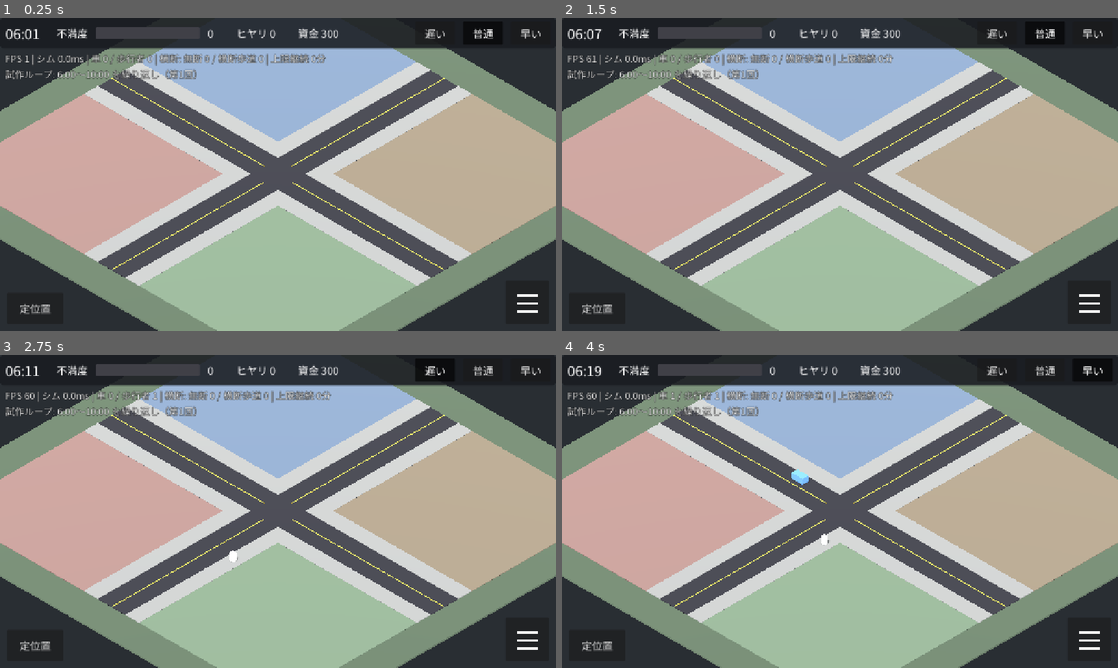
Above: before the commit, frames 1-4 (two rows, left to right).
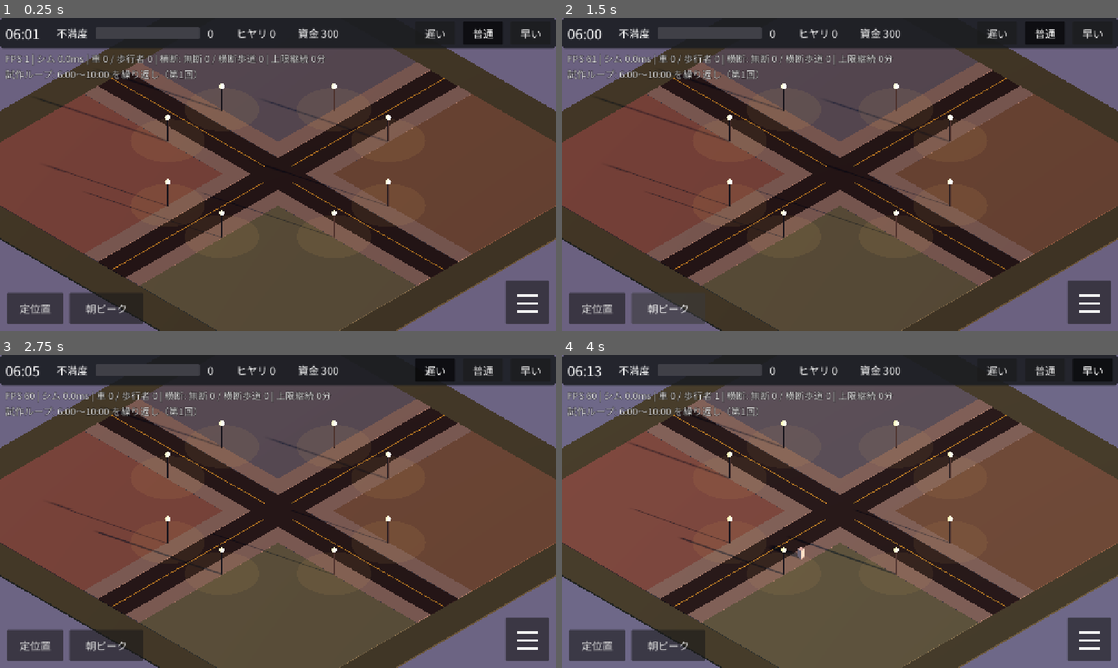
Above: after the commit, the same moments.

Repository: haruman9898/pazzle
Game: Godot game, scene res://scenes/main.tscn
The game is run twice, just before and just after one commit, with the same random seed, the same clock (stepped at 60 frames per second) and the same inputs.
Inputs (mouse positions are in pixels of both pictures, inside the frame that each line leads up to):
- Up to frame 1 (0.25 s): no input
- Up to frame 2 (1.5 s): click (667, 309) at 0.5 s, where only the run after the commit has a clickable "朝ピーク"; click (667, 309) at 1.25 s, where only the run after the commit has a clickable "24時間"
- Up to frame 3 (2.75 s): click "遅い" at 2 s
- Up to frame 4 (4 s): click "普通" at 2.75 s; click "早い" at 3.5 s

The runs differ from the first frame. In frame 1, 89% of the frame differs, in the area x 0-100%, y 0-100%; in frame 2, 90%; in frame 3, 89%; in frame 4, 89%.

Commit message:
Round 1: relief wave, discontent reasons, congestion heat map, time-of-day light
- sim: per-agent discontent causes, heat map, relief wave on signal placement, 24h support
- view: heat overlay, expanding wave ring, agent pulse, selection ring, street lamps + light pools
- ui: info card (town breakdown / picked agent reasons) while stopped, mode toggle (morning peak / 24h)
- main: light keyframes (night/dawn/morning/noon/evening), picking only while panel is open
- docs/roadmap.md: adopted/rejected ideas and build order

Co-Authored-By: Claude Sonnet 5.5 <noreply@anthropic.com>
Claude-Session: https://claude.ai/code/session_011kWVUhzpkLEmRXP3wgSEHQ

Diff:
--- a/game/scripts/core/main.gd
+++ b/game/scripts/core/main.gd
@@ -17,6 +17,11 @@
 var place_state := 0            # 0=場所を選ぶ 1=仮配置中（確定したらそのままプレイに戻る）
 var place_preset := 1
 var _acc := 0.0
+var environment: Environment
+var sun: DirectionalLight3D
+var _light_keys: Array = []
+var _was_stopped := false
+var picked = null               # 停止中に選んだ人
 var _sim_ms := 0.0             # 1フレームあたりのシム処理時間（ms、平滑化）
 
 # 入力
@@ -30,6 +35,7 @@
 func _ready() -> void:
 	var env := WorldEnvironment.new()
 	var e := Environment.new()
+	environment = e
 	e.background_mode = Environment.BG_COLOR
 	e.background_color = Color(0.16, 0.18, 0.2)
 	e.ambient_light_source = Environment.AMBIENT_SOURCE_COLOR
@@ -37,7 +43,7 @@
 	e.ambient_light_energy = 0.35
 	env.environment = e
 	add_child(env)
-	var sun := DirectionalLight3D.new()
+	sun = DirectionalLight3D.new()
 	sun.rotation_degrees = Vector3(-55, 35, 0)
 	sun.light_energy = 1.0
 	sun.shadow_enabled = true
@@ -60,6 +66,8 @@
 	hud.popup_demolish.connect(_demolish)
 	hud.popup_closed.connect(_close_popup)
 	hud.home_pressed.connect(func(): rig.go_home())
+	hud.mode_toggled.connect(_on_mode_toggled)
+	_build_light_keys()
 
 func _process(delta: float) -> void:
 	if state == State.PLAY:
@@ -74,6 +82,17 @@
 			_acc = 0.0
 		_sim_ms = lerpf(_sim_ms, (Time.get_ticks_usec() - t0) / 1000.0, 0.1)
 	hud.update_bar(sim.clock_hours(), sim.gauge, sim.hiyari_total, sim.funds)
+	var stopped := state == State.MENU or state == State.PLACE
+	if stopped != _was_stopped:
+		_was_stopped = stopped
+		view.set_heat_visible(stopped)
+		picked = null
+		view.selected = null
+		if stopped:
+			hud.show_info(sim.cause_totals(), {}, state == State.MENU)
+		else:
+			hud.hide_info()
+	_apply_light(sim.clock_hours())
 	hud.set_paused(state != State.PLAY)
 	_update_debug()
 
@@ -86,7 +105,7 @@
 		var l := sim.last_loop
 		t += "\n前回ループ（%s）: 最大不満度 %d / ヒヤリ %d / 無断横断 %d / 横断歩道 %d" % [
 			"信号あり" if l.signal else "信号なし", int(l.max_gauge), l.hiyari, l.cross_jay, l.cross_walk]
-	t += "\n試作ループ: %d:00〜%d:00 を繰り返し（第%d回）" % [int(Tuning.LOOP_START_H), int(Tuning.LOOP_END_H), sim.loop_count + 1]
+	t += "\n試作ループ: %d:00〜%d:00 を繰り返し（第%d回）" % [int(sim.loop_start_h), int(sim.loop_end_h), sim.loop_count + 1]
 	hud.debug_label.text = t
 
 # ---------------------------------------------------------------------
@@ -110,6 +129,9 @@
 	hud.close_panel()
 	rig.shift_for_panel(0.0)
 	state = State.PLACE
+	hud.show_info(sim.cause_totals(), {}, false)
+	picked = null
+	view.selected = null
 	place_state = 0
 	place_preset = 1
 	view.set_highlight(true)
@@ -161,12 +183,76 @@
 	var g = rig.screen_to_ground(screen)
 	if g == null:
 		return
+	# 設置パネルを開いている間は、人をタップするとその人の不満の理由を表示する
+	# （配置中は、交差点のタップを配置に使うため、人の選択は行わない）
+	if state == State.MENU:
+		var a = _pick_agent(g)
+		if a != null:
+			picked = a
+			view.selected = a
+			hud.show_info(sim.cause_totals(), {"name": "車" if a.kind == SimWorld.KIND_CAR else "歩行者", "d": a.d, "cause": a.cause})
+			return
 	match state:
 		State.PLACE:
 			_on_place_tap(g)
 		State.PLAY:
 			if sim.signal_on and WorldView.hits_intersection(g):
 				_open_popup()
+
+func _pick_agent(g: Vector2):
+	var best = null
+	var bd := 0.75
+	for c in sim.cars:
+		var d: float = c.pos.distance_to(g)
+		if d < bd:
+			bd = d
+			best = c
+	for p in sim.peds:
+		var d: float = p.pos.distance_to(g) - 0.15   # 歩行者は小さいので少し選びやすくする
+		if d < bd:
+			bd = d
+			best = p
+	return best
+
+func _on_mode_toggled(is_24h: bool) -> void:
+	sim.loop_start_h = 0.0 if is_24h else Tuning.LOOP_START_H
+	sim.loop_end_h = 24.0 if is_24h else Tuning.LOOP_END_H
+	sim.reset_loop()
+
+# ---------------------------------------------------------------------
+# 時間帯による光の変化（朝＝柔らかい／昼＝明るい／夕＝オレンジ／夜＝月明かりと街灯）
+# ---------------------------------------------------------------------
+func _build_light_keys() -> void:
+	# [時刻, 太陽の仰角, 向き, 太陽の色, 強さ, 環境光の色, 環境光の強さ, 背景色]
+	var night := [Color(0.45, 0.55, 0.9), 0.3, Color(0.3, 0.36, 0.6), 0.65, Color(0.06, 0.08, 0.17)]
+	_light_keys = [
+		[0.0, -35.0, -60.0] + night,
+		[5.0, -35.0, -60.0] + night,
+		[6.0, -9.0, 105.0, Color(1.0, 0.62, 0.4), 0.55, Color(0.55, 0.5, 0.6), 0.45, Color(0.42, 0.38, 0.5)],
+		[7.5, -28.0, 95.0, Color(1.0, 0.85, 0.7), 0.85, Color(0.7, 0.7, 0.78), 0.4, Color(0.5, 0.58, 0.72)],
+		[12.0, -68.0, 20.0, Color(1.0, 0.98, 0.95), 1.1, Color(0.75, 0.78, 0.85), 0.4, Color(0.45, 0.62, 0.85)],
+		[16.0, -38.0, -50.0, Color(1.0, 0.92, 0.8), 1.0, Color(0.72, 0.72, 0.8), 0.4, Color(0.5, 0.62, 0.8)],
+		[17.5, -10.0, -85.0, Color(1.0, 0.55, 0.3), 0.8, Color(0.65, 0.5, 0.5), 0.4, Color(0.6, 0.4, 0.35)],
+		[18.5, -5.0, -80.0, Color(0.8, 0.4, 0.45), 0.4, Color(0.4, 0.35, 0.5), 0.4, Color(0.25, 0.2, 0.35)],
+		[20.0, -35.0, -60.0] + night,
+		[24.0, -35.0, -60.0] + night,
+	]
+
+func _apply_light(h: float) -> void:
+	var i := 0
+	while i < _light_keys.size() - 2 and h >= _light_keys[i + 1][0]:
+		i += 1
+	var a: Array = _light_keys[i]
+	var b: Array = _light_keys[i + 1]
+	var t := clampf((h - a[0]) / maxf(b[0] - a[0], 0.0001), 0.0, 1.0)
+	sun.rotation_degrees = Vector3(lerpf(a[1], b[1], t), lerpf(a[2], b[2], t), 0.0)
+	sun.light_color = (a[3] as Color).lerp(b[3], t)
+	var energy := lerpf(a[4], b[4], t)
+	sun.light_energy = energy
+	environment.ambient_light_color = (a[5] as Color).lerp(b[5], t)
+	environment.ambient_light_energy = lerpf(a[6], b[6], t)
+	environment.background_color = (a[7] as Color).lerp(b[7], t)
+	view.set_night(1.0 - clampf((energy - 0.3) / 0.5, 0.0, 1.0))
 
 # ---------------------------------------------------------------------
 # 入力: 1本指ドラッグ = 移動 / 1本指長押し→ドラッグ = 回転 / 2本指 = ズーム
--- a/game/scripts/core/tuning.gd
+++ b/game/scripts/core/tuning.gd
@@ -105,3 +105,16 @@
 ## 敗北条件: ゲージが上限のまま ゲーム内2時間（仕様 3章・決定済み）
 const GAUGE_LIMIT := 99.5
 const FAIL_GAME_SECONDS := 7200.0
+
+# ---- 第1弾: 波の演出・熱マップ・光 ----
+## 設置の瞬間に広がる「安心の波」（ルール追加。Muse の確認待ちの暫定値）
+const WAVE_SPEED := 14.0       # 波の広がる速さ（マス/シム秒）
+const WAVE_MAX_R := 14.0
+const WAVE_RELIEF := 0.5       # 波が通った人の不満を、この割合だけ減らす
+## 渋滞の熱マップ: 待っている人がいたセルに熱がたまり、ゆっくり冷める
+const HEAT_TAU := 25.0         # 冷める速さ（シム秒）
+const HEAT_FULL := 8.0         # この値で最も赤くなる
+## 24時間表示（光の確認用）での夜間の発生量（朝6時〜21時は 1.0）
+const NIGHT_ACTIVITY := 0.2
+const EVENING_PEAK_H := 17.5
+const EVENING_PEAK_RATIO := 0.8
--- a/game/scripts/sim/sim_world.gd
+++ b/game/scripts/sim/sim_world.gd
@@ -31,6 +31,8 @@
 	var waiting := false
 	var wait_t := 0.0
 	var hiyari_ids := {}
+	var cause := {}        # 不満の理由ごとの加算量（累計）
+	var pulse := 0.0       # 安心の波が通った直後の演出（1→0）
 	var done := false
 
 	func length() -> float:
@@ -59,6 +61,8 @@
 	var wait_signal := false  # 赤信号で待っている（秩序ある待ち）
 	var blocked_t := 0.0
 	var forced := false
+	var cause := {}        # 不満の理由ごとの加算量（累計）
+	var pulse := 0.0       # 安心の波が通った直後の演出（1→0）
 	var dest_block := 0
 	var dest_arm := 0
 	var dest_t := 0.0
@@ -80,6 +84,10 @@
 var events: Array = []        # ヒヤリの発生位置 {pos, t}
 var last_loop := {}           # 前回ループの結果
 var loop_count := 0
+var loop_start_h := Tuning.LOOP_START_H
+var loop_end_h := Tuning.LOOP_END_H
+var heat := {}                # 渋滞の熱マップ: Vector2i -> 熱
+var waves: Array = []         # 安心の波 {r}
 var seed_base := 20261124   # 発生列の種（同じ種なら毎ループ同じ発生列）
 
 # 信号（試作では交差点に1基のみ）
@@ -106,7 +114,9 @@
 	cars.clear()
 	peds.clear()
 	events.clear()
-	clock_s = Tuning.LOOP_START_H * 3600.0
+	clock_s = loop_start_h * 3600.0
+	heat.clear()
+	waves.clear()
 	gauge = 0.0
 	max_gauge = 0.0
 	hiyari_total = 0
@@ -138,6 +148,7 @@
 	signal_phase = 0
 	signal_t = 0.0
 	_replan_peds()
+	waves.append({"r": 0.0})
 	return true
 
 func demolish_signal() -> void:
@@ -204,12 +215,13 @@
 	_step_cars(dt)
 	_step_peds(dt)
 	_update_discontent(dt)
+	_update_heat_and_waves(dt)
 	_cleanup()
 	# イベント表示の寿命
 	for e in events:
 		e.t += dt
 	events = events.filter(func(e): return e.t < 1.5)
-	if clock_hours() >= Tuning.LOOP_END_H:
+	if clock_hours() >= loop_end_h:
 		last_loop = {"max_gauge": max_gauge, "hiyari": hiyari_total,
 			"cross_jay": cross_jay, "cross_walk": cross_walk,
 			"signal": signal_on, "fail": fail_reached, "forced": forced_moves}
@@ -219,10 +231,23 @@
 # =====================================================================
 # 発生（朝ピークの簡易プロファイル）
 # =====================================================================
+func _activity(h: float) -> float:
+	## 朝6時〜21時は 1.0（朝ピークのループの結果を変えない）。夜は少なくなる
+	if h >= 6.0 and h <= 21.0:
+		return 1.0
+	if h < 5.0:
+		return Tuning.NIGHT_ACTIVITY
+	if h < 6.0:
+		return lerpf(Tuning.NIGHT_ACTIVITY, 1.0, h - 5.0)
+	if h < 22.0:
+		return lerpf(1.0, Tuning.NIGHT_ACTIVITY, h - 21.0)
+	return Tuning.NIGHT_ACTIVITY
+
 func _rate(base: float, peak: float) -> float:
 	var h := clock_hours()
 	var x := (h - Tuning.PEAK_H) / Tuning.PEAK_W
-	return base + peak * exp(-x * x)
+	var x2 := (h - Tuning.EVENING_PEAK_H) / Tuning.PEAK_W
+	return base * _activity(h) + peak * (exp(-x * x) + Tuning.EVENING_PEAK_RATIO * exp(-x2 * x2))
 
 func _spawn(dt: float) -> void:
 	_ped_acc += _rate(Tuning.PED_RATE_BASE, Tuning.PED_RATE_PEAK) * dt
@@ -580,10 +605,13 @@
 	hiyari_total += 1
 	c.d = minf(100.0, c.d + Tuning.D_HIYARI_CAR)
 	p.d = minf(100.0, p.d + Tuning.D_HIYARI_PED)
+	_add_cause(c, "hiyari", Tuning.D_HIYARI_CAR)
+	_add_cause(p, "hiyari", Tuning.D_HIYARI_PED)
 	events.append({"pos": p.pos, "t": 0.0})
 	for o in _near(p.pos):
 		if o != c and o != p and o.pos.distance_to(p.pos) < Tuning.HIYARI_NEARBY_R:
 			o.d = minf(100.0, o.d + Tuning.D_HIYARI_NEARBY)
+			_add_cause(o, "hiyari", Tuning.D_HIYARI_NEARBY)
 
 # =====================================================================
 # 歩行者
@@ -715,14 +743,23 @@
 		var tol := Tuning.WAIT_TOLERANCE_SIGNAL if sig_wait else Tuning.WAIT_TOLERANCE
 		if x.waiting and x.wait_t > tol:
 			var rate := Tuning.D_WAIT_CAR
+			var key := "jam"
 			if x.kind == KIND_PED:
 				rate = Tuning.D_WAIT_PED_SIGNAL if sig_wait else Tuning.D_WAIT_PED
+				key = "signal" if sig_wait else "jay"
+			elif signal_on and not x.entered and x.stop_target == x.s_stop and car_light(x.arm_in) != 0:
+				key = "signal"
 			dd += rate * dt
+			_add_cause(x, key, rate * dt)
 		elif not x.waiting:
 			dd -= Tuning.D_DECAY * dt
 		if x.t_alive > x.expected * Tuning.DELAY_FACTOR:
 			dd += Tuning.D_DELAY * dt
-		dd += bump.get(x, 0.0)
+			_add_cause(x, "delay", Tuning.D_DELAY * dt)
+		var b: float = bump.get(x, 0.0)
+		if b > 0.0:
+			_add_cause(x, "spread", b)
+		dd += b
 		x.d = clampf(x.d + dd, 0.0, 100.0)
 		total += x.d
 	var target := total / maxf(float(all.size()), Tuning.GAUGE_POP_FLOOR)
@@ -735,6 +772,58 @@
 	else:
 		over_limit_game_s = 0.0
 
+func _add_cause(x, key: String, v: float) -> void:
+	x.cause[key] = x.cause.get(key, 0.0) + v
+
+## 街にいる全員の、不満の理由ごとの合計（停止中の内訳表示用）
+func cause_totals() -> Dictionary:
+	var t := {}
+	for x in cars:
+		for k in x.cause:
+			t[k] = t.get(k, 0.0) + x.cause[k]
+	for x in peds:
+		for k in x.cause:
+			t[k] = t.get(k, 0.0) + x.cause[k]
+	return t
+
+func _update_heat_and_waves(dt: float) -> void:
+	# 熱マップ: 待っている人のいるセルに熱がたまり、ゆっくり冷める
+	var k := exp(-dt / Tuning.HEAT_TAU)
+	for key in heat.keys():
+		var v: float = heat[key] * k
+		if v < 0.02:
+			heat.erase(key)
+		else:
+			heat[key] = v
+	for x in cars:
+		if x.waiting:
+			var c := _cell(x.pos)
+			heat[c] = heat.get(c, 0.0) + dt * (0.5 + x.d / 100.0)
+	for x in peds:
+		if x.waiting:
+			var c := _cell(x.pos)
+			heat[c] = heat.get(c, 0.0) + dt * (0.5 + x.d / 100.0)
+	# 安心の波: 通り過ぎた人の不満を減らす
+	for w in waves:
+		var r0: float = w.r
+		var r1: float = r0 + Tuning.WAVE_SPEED * dt
+		w.r = r1
+		for x in cars:
+			var dist: float = x.pos.length()
+			if dist >= r0 and dist < r1:
+				x.d *= 1.0 - Tuning.WAVE_RELIEF
+				x.pulse = 1.0
+		for x in peds:
+			var dist: float = x.pos.length()
+			if dist >= r0 and dist < r1:
+				x.d *= 1.0 - Tuning.WAVE_RELIEF
+				x.pulse = 1.0
+	waves = waves.filter(func(w): return w.r < Tuning.WAVE_MAX_R)
+	for x in cars:
+		x.pulse = maxf(0.0, x.pulse - dt * 1.5)
+	for x in peds:
+		x.pulse = maxf(0.0, x.pulse - dt * 1.5)
+
 func _cleanup() -> void:
 	for c in cars:
 		if c.done and c.has_res:
--- a/game/scripts/ui/hud.gd
+++ b/game/scripts/ui/hud.gd
@@ -15,6 +15,7 @@
 signal popup_demolish
 signal popup_closed
 signal home_pressed
+signal mode_toggled(is_24h: bool)
 
 const PANEL_W := 390.0
 const BAR_H := 68.0
@@ -29,6 +30,19 @@
 var paused_label: Label
 var menu_button: Button
 var home_button: Button
+var mode_button: Button
+var info_card: PanelContainer
+var info_box: VBoxContainer
+
+## 不満の理由: [キー, 表示名, 色]
+const CAUSES := [
+	["jay", "横断待ち", Color(0.98, 0.6, 0.2)],
+	["signal", "信号待ち", Color(0.35, 0.65, 1.0)],
+	["jam", "渋滞", Color(0.95, 0.25, 0.25)],
+	["delay", "遅れ", Color(0.7, 0.45, 0.95)],
+	["hiyari", "ヒヤリ", Color(1.0, 0.9, 0.2)],
+	["spread", "周りの不満", Color(0.65, 0.65, 0.7)],
+]
 var panel: PanelContainer
 var panel_funds: Label
 var signal_item: Button
@@ -55,6 +69,7 @@
 	_build_panel(root)
 	_build_place_bar(root)
 	_build_popup(root)
+	_build_info_card(root)
 	debug_label = Label.new()
 	debug_label.position = Vector2(12, BAR_H + 8)
 	debug_label.add_theme_font_size_override("font_size", 22)
@@ -177,6 +192,20 @@
 	home_button.focus_mode = Control.FOCUS_NONE
 	home_button.pressed.connect(func(): home_pressed.emit())
 	root.add_child(home_button)
+	# 光の確認用: 朝ピークだけ ⇔ 24時間
+	mode_button = Button.new()
+	mode_button.text = "朝ピーク"
+	mode_button.toggle_mode = true
+	mode_button.set_anchors_preset(Control.PRESET_BOTTOM_LEFT)
+	mode_button.offset_left = 160
+	mode_button.offset_top = -88
+	mode_button.offset_right = 330
+	mode_button.offset_bottom = -16
+	mode_button.focus_mode = Control.FOCUS_NONE
+	mode_button.toggled.connect(func(on):
+		mode_button.text = "24時間" if on else "朝ピーク"
+		mode_toggled.emit(on))
+	root.add_child(mode_button)
 
 func _build_panel(root: Control) -> void:
 	panel = PanelContainer.new()
@@ -368,3 +397,108 @@
 func set_paused(on: bool) -> void:
 	paused_label.visible = on
 	menu_button.visible = not on
+
+
+# ---------------------------------------------------------------------
+# 停止中だけ表示する情報カード（不満の内訳・選んだ人の理由）
+# ---------------------------------------------------------------------
+func _build_info_card(root: Control) -> void:
+	info_card = PanelContainer.new()
+	info_card.set_anchors_preset(Control.PRESET_TOP_LEFT)
+	info_card.offset_left = 12
+	info_card.offset_top = BAR_H + 128
+	info_card.offset_right = 340
+	info_card.visible = false
+	info_card.mouse_filter = Control.MOUSE_FILTER_IGNORE
+	root.add_child(info_card)
+	info_box = VBoxContainer.new()
+	info_box.add_theme_constant_override("separation", 8)
+	info_box.mouse_filter = Control.MOUSE_FILTER_IGNORE
+	info_card.add_child(info_box)
+
+func _cause_def(key: String) -> Array:
+	for c in CAUSES:
+		if c[0] == key:
+			return c
+	return [key, key, Color.GRAY]
+
+func _lbl(text: String, size := 20, color := Color(1, 1, 1)) -> Label:
+	var l := Label.new()
+	l.text = text
+	l.add_theme_font_size_override("font_size", size)
+	l.add_theme_color_override("font_color", color)
+	l.mouse_filter = Control.MOUSE_FILTER_IGNORE
+	return l
+
+## totals: 街全体の理由ごとの合計 / picked: 選んだ人 {name, d, cause}（空なら表示しない）
+func show_info(totals: Dictionary, picked: Dictionary, can_pick := true) -> void:
+	for c in info_box.get_children():
+		c.queue_free()
+	info_box.add_child(_lbl("いまの不満の内訳", 22))
+	var sum := 0.0
+	for k in totals:
+		sum += totals[k]
+	if sum < 0.01:
+		info_box.add_child(_lbl("まだ不満はたまっていません", 18, Color(0.8, 0.8, 0.8)))
+	else:
+		var bar := HBoxContainer.new()
+		bar.add_theme_constant_override("separation", 0)
+		bar.mouse_filter = Control.MOUSE_FILTER_IGNORE
+		for c in CAUSES:
+			var v: float = totals.get(c[0], 0.0)
+			if v <= 0.0:
+				continue
+			var r := ColorRect.new()
+			r.color = c[2]
+			r.custom_minimum_size = Vector2(0, 22)
+			r.size_flags_horizontal = Control.SIZE_EXPAND_FILL
+			r.size_flags_stretch_ratio = maxf(v / sum * 100.0, 1.0)
+			r.mouse_filter = Control.MOUSE_FILTER_IGNORE
+			bar.add_child(r)
+		info_box.add_child(bar)
+		for c in CAUSES:
+			var v: float = totals.get(c[0], 0.0)
+			if v / sum < 0.08:
+				continue
+			info_box.add_child(_legend_row(c[1], c[2], v / sum, "%d%%" % int(round(v / sum * 100.0))))
+	info_box.add_child(_lbl("赤い地面 = 待ちがたまっている", 16, Color(1.0, 0.7, 0.6)))
+	if picked.is_empty():
+		if can_pick:
+			info_box.add_child(_lbl("人をタップすると理由が見られます", 16, Color(0.8, 0.8, 0.8)))
+	else:
+		info_box.add_child(HSeparator.new())
+		info_box.add_child(_lbl("%s　不満 %d" % [picked.name, int(round(picked.d))], 22, Color(1.0, 0.9, 0.3)))
+		var cs: Dictionary = picked.cause
+		var psum := 0.0
+		for k in cs:
+			psum += cs[k]
+		if psum < 0.01:
+			info_box.add_child(_lbl("この人は、いまのところ不満なし", 18, Color(0.8, 0.8, 0.8)))
+		else:
+			var keys := cs.keys()
+			keys.sort_custom(func(a, b): return cs[a] > cs[b])
+			for k in keys.slice(0, 3):
+				var cd := _cause_def(k)
+				info_box.add_child(_legend_row(cd[1], cd[2], cs[k] / psum, "%d%%" % int(round(cs[k] / psum * 100.0))))
+	info_card.visible = true
+
+func _legend_row(name: String, color: Color, frac: float, value: String) -> Control:
+	var hb := HBoxContainer.new()
+	hb.add_theme_constant_override("separation", 8)
+	hb.mouse_filter = Control.MOUSE_FILTER_IGNORE
+	var sw := ColorRect.new()
+	sw.color = color
+	sw.custom_minimum_size = Vector2(maxf(frac * 120.0, 8.0), 18)
+	sw.size_flags_vertical = Control.SIZE_SHRINK_CENTER
+	sw.mouse_filter = Control.MOUSE_FILTER_IGNORE
+	hb.add_child(sw)
+	hb.add_child(_lbl(name, 19))
+	var sp := Control.new()
+	sp.size_flags_horizontal = Control.SIZE_EXPAND_FILL
+	sp.mouse_filter = Control.MOUSE_FILTER_IGNORE
+	hb.add_child(sp)
+	hb.add_child(_lbl(value, 19, Color(0.85, 0.85, 0.85)))
+	return hb
+
+func hide_info() -> void:
+	info_card.visible = false
--- a/game/scripts/view/world_view.gd
+++ b/game/scripts/view/world_view.gd
@@ -25,6 +25,14 @@
 var _ghost_root: Node3D
 var _highlight: MeshInstance3D
 var _highlight_mat: StandardMaterial3D
+var selected = null      # 停止中に選ばれた人（車 or 歩行者）
+var _heat_mm: MultiMesh
+var _heat_node: MultiMeshInstance3D
+var _wave_ring: MeshInstance3D
+var _wave_mat: StandardMaterial3D
+var _sel_ring: MeshInstance3D
+var _lamp_mats: Array = []
+var _pool_mat: StandardMaterial3D
 var _car_lamps := {}   # arm -> StandardMaterial3D
 var _ped_lamps := {}   # arm -> StandardMaterial3D
 var _t := 0.0
@@ -35,6 +43,7 @@
 	_build_dynamic()
 	_build_signal()
 	_build_placement()
+	_build_extras()
 
 # ---------------------------------------------------------------------
 func _mat(color: Color, alpha := 1.0, unshaded := false) -> StandardMaterial3D:
@@ -118,6 +127,9 @@
 	mi.multimesh = mm
 	var m := StandardMaterial3D.new()
 	m.vertex_color_use_as_albedo = true
+	m.emission_enabled = true
+	m.emission = Color(1, 1, 1)
+	m.emission_energy_multiplier = 0.18   # 夜でも車と人が見えるように、わずかに自発光させる
 	mi.material_override = m
 	add_child(mi)
 	return mm
@@ -175,6 +187,125 @@
 	return absf(p.x) < 3.4 and absf(p.y) < 3.4
 
 # ---------------------------------------------------------------------
+# 第1弾: 熱マップ・安心の波・選択リング・街灯
+# ---------------------------------------------------------------------
+const MAX_HEAT := 700
+
+func _build_extras() -> void:
+	# 熱マップ（停止中のみ表示）
+	var quad := BoxMesh.new()
+	quad.size = Vector3(0.96, 0.02, 0.96)
+	_heat_mm = MultiMesh.new()
+	_heat_mm.transform_format = MultiMesh.TRANSFORM_3D
+	_heat_mm.use_colors = true
+	_heat_mm.mesh = quad
+	_heat_mm.instance_count = MAX_HEAT
+	_heat_mm.visible_instance_count = 0
+	_heat_node = MultiMeshInstance3D.new()
+	_heat_node.multimesh = _heat_mm
+	var hm := _mat(Color.WHITE, 0.6, true)
+	hm.vertex_color_use_as_albedo = true
+	_heat_node.material_override = hm
+	_heat_node.cast_shadow = GeometryInstance3D.SHADOW_CASTING_SETTING_OFF
+	_heat_node.visible = false
+	add_child(_heat_node)
+	# 安心の波
+	var tm := TorusMesh.new()
+	tm.inner_radius = 0.9
+	tm.outer_radius = 1.0
+	tm.rings = 48
+	tm.ring_segments = 6
+	_wave_ring = MeshInstance3D.new()
+	_wave_ring.mesh = tm
+	_wave_mat = _mat(Color(0.75, 1.0, 0.8), 0.9, true)
+	_wave_ring.material_override = _wave_mat
+	_wave_ring.cast_shadow = GeometryInstance3D.SHADOW_CASTING_SETTING_OFF
+	_wave_ring.visible = false
+	add_child(_wave_ring)
+	# 選ばれた人のリング
+	var sm := TorusMesh.new()
+	sm.inner_radius = 0.36
+	sm.outer_radius = 0.46
+	sm.rings = 24
+	sm.ring_segments = 6
+	_sel_ring = MeshInstance3D.new()
+	_sel_ring.mesh = sm
+	_sel_ring.material_override = _mat(Color(1.0, 0.9, 0.2), 1.0, true)
+	_sel_ring.scale = Vector3(1, 0.3, 1)
+	_sel_ring.cast_shadow = GeometryInstance3D.SHADOW_CASTING_SETTING_OFF
+	_sel_ring.visible = false
+	add_child(_sel_ring)
+	# 街灯（夜に灯る）
+	_pool_mat = _mat(Color(1.0, 0.78, 0.4), 0.0, true)
+	_pool_mat.transparency = BaseMaterial3D.TRANSPARENCY_ALPHA
+	var pool_mesh := CylinderMesh.new()
+	pool_mesh.top_radius = 1.9
+	pool_mesh.bottom_radius = 1.9
+	pool_mesh.height = 0.01
+	var pole := _mat(Color(0.28, 0.28, 0.3))
+	for b in 4:
+		var sg: Vector2 = Geo.BLOCKS[b]
+		for p in [Vector2(1.95, 6.0), Vector2(6.0, 1.95)]:
+			var pos := Vector2(sg.x * p.x, sg.y * p.y)
+			_box(self, Vector3(0.07, 1.5, 0.07), pos, 0.0, pole)
+			var lm := StandardMaterial3D.new()
+			lm.albedo_color = Color(1.0, 0.92, 0.7)
+			lm.emission_enabled = true
+			lm.emission = Color(1.0, 0.85, 0.5)
+			lm.emission_energy_multiplier = 0.1
+			var head := MeshInstance3D.new()
+			var sph := SphereMesh.new()
+			sph.radius = 0.14
+			sph.height = 0.28
+			head.mesh = sph
+			head.material_override = lm
+			head.position = Vector3(pos.x, 1.55, pos.y)
+			head.cast_shadow = GeometryInstance3D.SHADOW_CASTING_SETTING_OFF
+			add_child(head)
+			_lamp_mats.append(lm)
+			var pool := MeshInstance3D.new()
+			pool.mesh = pool_mesh
+			pool.material_override = _pool_mat
+			pool.position = Vector3(pos.x, 0.09, pos.y)
+			pool.cast_shadow = GeometryInstance3D.SHADOW_CASTING_SETTING_OFF
+			add_child(pool)
+
+func set_heat_visible(on: bool) -> void:
+	_heat_node.visible = on
+
+## 夜の明るさ（0=昼, 1=夜）。街灯の光り方を変える
+func set_night(f: float) -> void:
+	for m in _lamp_mats:
+		m.emission_energy_multiplier = 0.1 + 3.0 * f
+	_pool_mat.albedo_color.a = 0.16 * f
+
+func _update_extras() -> void:
+	if _heat_node.visible:
+		var n := 0
+		for key in sim.heat:
+			var v: float = sim.heat[key]
+			if v < 0.4 or n >= MAX_HEAT:
+				continue
+			var t := clampf(v / Tuning.HEAT_FULL, 0.0, 1.0)
+			_heat_mm.set_instance_transform(n, Transform3D(Basis(), Vector3(key.x + 0.5, 0.08, key.y + 0.5)))
+			_heat_mm.set_instance_color(n, Color(1.0, 0.85, 0.1, 0.30).lerp(Color(0.95, 0.1, 0.05, 0.80), t))
+			n += 1
+		_heat_mm.visible_instance_count = n
+	if sim.waves.size() > 0:
+		var r: float = sim.waves[0].r
+		_wave_ring.visible = true
+		_wave_ring.scale = Vector3(maxf(r, 0.1), 0.25, maxf(r, 0.1))
+		_wave_ring.position = Vector3(0, 0.12, 0)
+		_wave_mat.albedo_color.a = clampf(1.0 - r / Tuning.WAVE_MAX_R, 0.0, 0.9)
+	else:
+		_wave_ring.visible = false
+	if selected != null and not selected.done:
+		_sel_ring.visible = true
+		_sel_ring.position = Vector3(selected.pos.x, 0.1, selected.pos.y)
+	else:
+		_sel_ring.visible = false
+
+# ---------------------------------------------------------------------
 func _process(delta: float) -> void:
 	if sim == null:
 		return
@@ -182,6 +313,7 @@
 	if _highlight.visible:
 		_highlight_mat.albedo_color.a = 0.25 + 0.2 * sin(_t * 5.0)
 	_update_agents()
+	_update_extras()
 	_update_signal()
 	_update_events()
 
@@ -191,15 +323,17 @@
 	for i in n:
 		var c = sim.cars[i]
 		var ang := atan2(-c.dir.y, c.dir.x)
-		var t := Transform3D(Basis(Vector3.UP, ang), Vector3(c.pos.x, 0.2, c.pos.y))
+		var sc: float = 1.0 + 0.5 * c.pulse
+		var t := Transform3D(Basis(Vector3.UP, ang).scaled(Vector3(sc, sc, sc)), Vector3(c.pos.x, 0.2 * sc, c.pos.y))
 		_car_mm.set_instance_transform(i, t)
-		_car_mm.set_instance_color(i, C_CAR.lerp(C_ANGRY, c.d / 100.0))
+		_car_mm.set_instance_color(i, C_CAR.lerp(C_ANGRY, c.d / 100.0).lerp(Color.WHITE, c.pulse * 0.6))
 	var m := mini(sim.peds.size(), MAX_PEDS)
 	_ped_mm.visible_instance_count = m
 	for i in m:
 		var p = sim.peds[i]
-		_ped_mm.set_instance_transform(i, Transform3D(Basis(), Vector3(p.pos.x, 0.275, p.pos.y)))
-		_ped_mm.set_instance_color(i, C_PED.lerp(C_ANGRY, p.d / 100.0))
+		var ps: float = 1.0 + 0.6 * p.pulse
+		_ped_mm.set_instance_transform(i, Transform3D(Basis().scaled(Vector3(ps, ps, ps)), Vector3(p.pos.x, 0.275 * ps, p.pos.y)))
+		_ped_mm.set_instance_color(i, C_PED.lerp(C_ANGRY, p.d / 100.0).lerp(Color.WHITE, p.pulse * 0.6))
 
 func _update_signal() -> void:
 	_signal_root.visible = sim.signal_on
Binary file changed: game/assets/fonts/ui_font.otf
Not shown, changed: docs/greybox-report.md
Not shown, added: docs/roadmap.md
